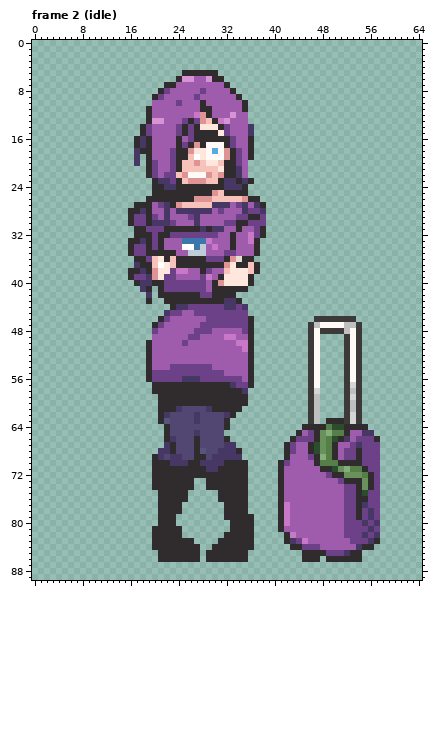
Pixel-art file, stored at resources pengu/win anims/zone_anim.aseprite. Above: the version before the commit.
65x90 pixels, 9 frames. Shown: frame 2 (idle). The commit also changed other frames, which this record leaves out.
The same view after the edit:
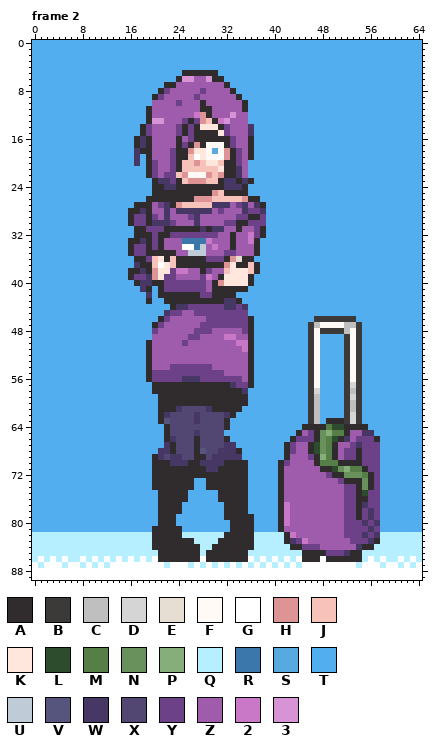
Palette (. is transparent): A #302c2e  B #3c3939  C #bfbfbf  D #d5d5d5  E #e6ddd3  F #fffaf5  G #ffffff  H #de9494  J #f6c2ba  K #ffe7de  L #2d4c2d  M #557f47  N #69915c  P #86ae7a  Q #b6efff  R #3b77aa  S #56aadf  T #52aeef  U #bfcbd7  V #55557d  W #463764  X #524772  Y #6c4187  Z #9f5cad  2 #c977c7  3 #d793d5
What changed:
layer "Layer 3" added
Frame 2, layer "Layer 3":
The author put colour G in row 86 at x 1, 3, 5, 8, 10, 12, 14, 16, 18, 20, 28, 36, 38, 40, 42, 44, 48, 56, 58, 61 and 63; in row 87 at x 0, 2 to 4, 6 to 7, 9, 11, 13 to 21, 23 to 25, 27, 29, 31, 33, 35, 37, 39, 41, 43, 45 to 53, 55 to 57, 59 to 60, 62 and 64; in rows 88 to 89 at x 0 to 64.
The author put colour Q in row 82 at x 0 to 19, 25 to 31, 37 to 41 and 58 to 64; in row 83 at x 0 to 19, 27 to 30, 37 to 41 and 58 to 64; in row 84 at x 0 to 19, 28 to 29, 37 to 42 and 57 to 64; in row 85 at x 0 to 20, 28, 36 to 44 and 55 to 64; in row 86 at x 0, 2, 4, 6 to 7, 9, 11, 13, 15, 17, 19, 37, 39, 41, 43, 55, 57, 59 to 60, 62 and 64; in row 87 at x 1, 5, 8, 10, 12, 22, 26, 28, 30, 32, 34, 36, 38, 40, 42, 44, 54, 58, 61 and 63.
The author put colour T in rows 0 to 4 at x 0 to 64; in row 5 at x 0 to 24 and 31 to 64; in row 6 at x 0 to 23 and 32 to 64; in row 7 at x 0 to 21 and 33 to 64; in row 8 at x 0 to 20 and 34 to 64; in row 9 at x 0 to 19 and 35 to 64.
The author put colour T in row 10 at x 0 to 19 and 36 to 64; in rows 11 to 13 at x 0 to 18 and 36 to 64; in rows 14 to 15 at x 0 to 17 and 37 to 64; in rows 16 to 18 at x 0 to 16 and 37 to 64; in row 19 at x 0 to 16, 18 and 37 to 64; in row 20 at x 0 to 16, 18 and 36 to 64.
The author put colour T in rows 21 to 22 at x 0 to 18 and 36 to 64; in row 23 at x 0 to 19 and 37 to 64; in rows 24 to 25 at x 0 to 19 and 36 to 64; in row 26 at x 0 to 18 and 38 to 64; in row 27 at x 0 to 16 and 39 to 64; in rows 28 to 30 at x 0 to 15 and 39 to 64.
The author put colour T in rows 31 to 32 at x 0 to 16 and 39 to 64; in rows 33 to 35 at x 0 to 15 and 38 to 64; in row 36 at x 0 to 16 and 37 to 64; in row 37 at x 0 to 16 and 38 to 64; in row 38 at x 0 to 15 and 38 to 64; in row 39 at x 0 to 15 and 37 to 64.
The author put colour T in row 40 at x 0 to 16 and 37 to 64; in row 41 at x 0 to 17, 20 and 36 to 64; in row 42 at x 0 to 18, 20 and 34 to 64; in row 43 at x 0 to 18, 20 to 21 and 35 to 64; in row 44 at x 0 to 22 and 36 to 64; in row 45 at x 0 to 21 and 36 to 64.
The author put colour T in row 46 at x 0 to 20, 37 to 46 and 54 to 64; in rows 47 to 48 at x 0 to 19, 37 to 45 and 55 to 64; in row 49 at x 0 to 19, 37 to 45, 48 to 51 and 55 to 64; in rows 50 to 56 at x 0 to 18, 37 to 45, 48 to 51 and 55 to 64; in row 57 at x 0 to 19, 37 to 45, 48 to 51 and 55 to 64; in row 58 at x 0 to 19, 36 to 45, 48 to 51 and 55 to 64.
The author put colour T in rows 59 to 60 at x 0 to 20, 36 to 45, 48 to 51 and 55 to 64; in row 61 at x 0 to 20, 35 to 45, 48 to 51 and 55 to 64; in row 62 at x 0 to 20, 34 to 45, 48 to 51 and 55 to 64; in row 63 at x 0 to 20, 33 to 45, 48 and 55 to 64; in row 64 at x 0 to 21, 33 to 44 and 56 to 64; in row 65 at x 0 to 21, 32 to 43 and 57 to 64.
The author put colour T in row 66 at x 0 to 21, 33 to 42 and 58 to 64; in row 67 at x 0 to 21, 34 to 41 and 58 to 64; in row 68 at x 0 to 20, 35 to 41 and 58 to 64; in row 69 at x 0 to 19, 35 to 41 and 58 to 64; in rows 70 to 72 at x 0 to 19, 36 to 40 and 58 to 64; in rows 73 to 74 at x 0 to 19, 27 to 28, 36 to 40 and 58 to 64.
The author put colour T in rows 75 to 76 at x 0 to 20, 26 to 30, 36 to 40 and 58 to 64; in rows 77 to 78 at x 0 to 20, 25 to 31, 36 to 40 and 58 to 64; in row 79 at x 0 to 20, 24 to 31, 37 to 40 and 58 to 64; in row 80 at x 0 to 20, 24 to 32, 37 to 40 and 58 to 64; in row 81 at x 0 to 19, 25 to 32, 37 to 40 and 58 to 64.
Pixel boxes of the changes (left, top, right, bottom) in both pictures:
added: (32, 40, 422, 580)
